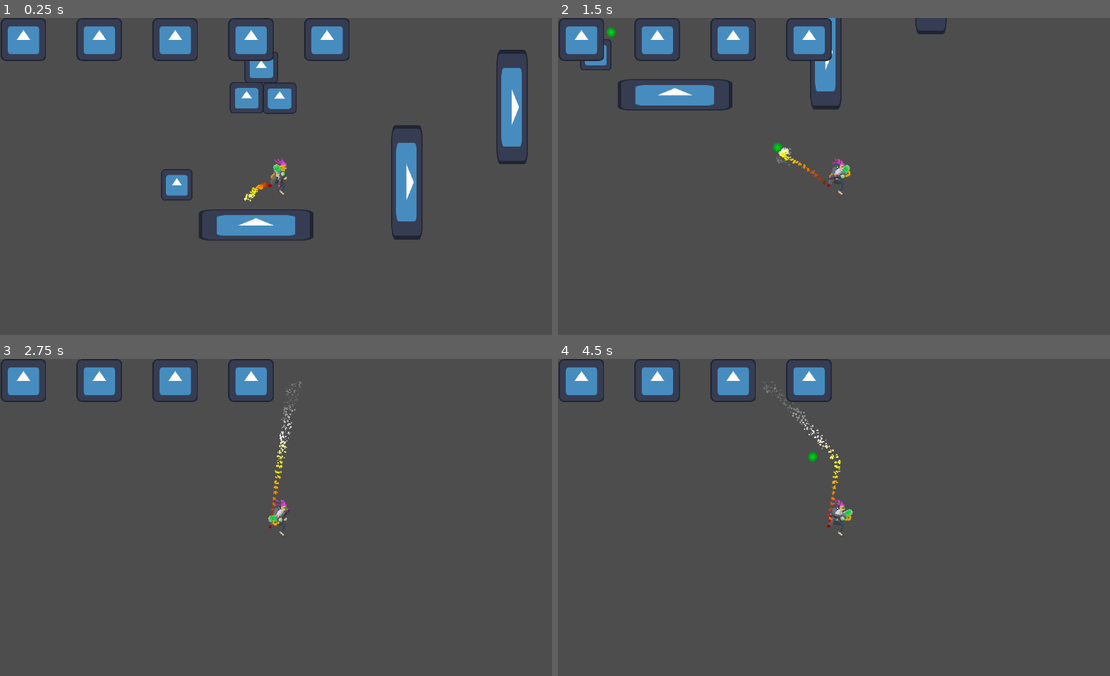
Above: before the commit, frames 1-4 (two rows, left to right).
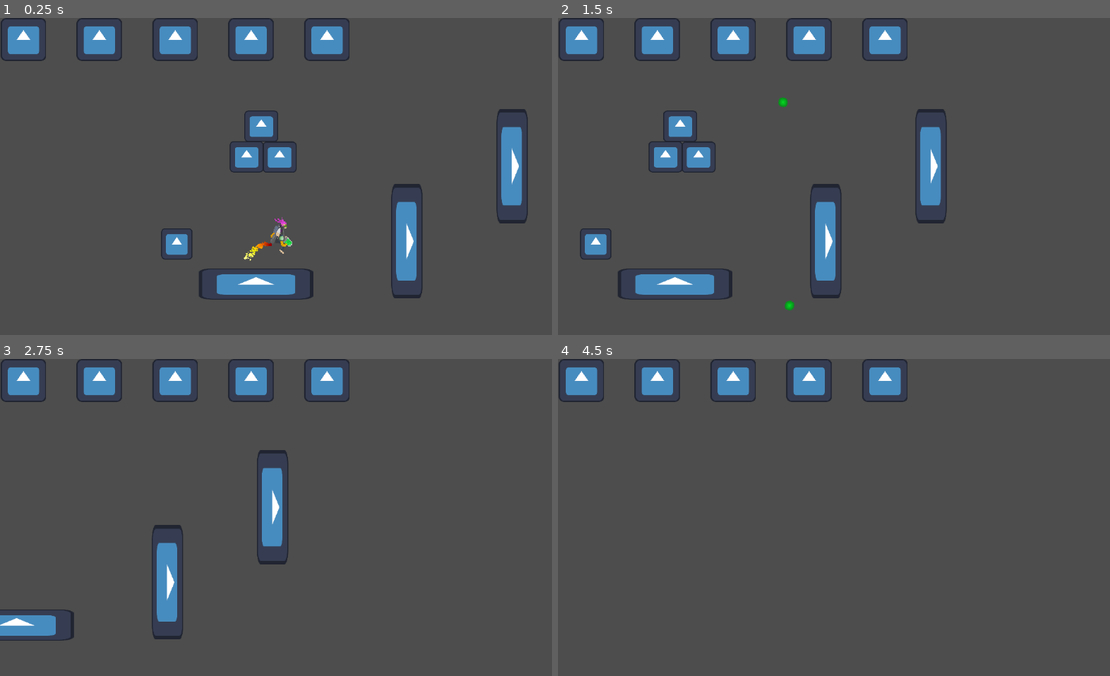
Above: after the commit, the same moments.

Repository: Sn0wy8/Haven
Game: Godot game, scene res://Scenes/main.tscn
Two runs of this game, one before a commit and one after it. Both use one fixed random seed, a clock stepped at 60 frames per second and the inputs below. The engine's default icon, where the game draws it, is replaced by a stand-in: a white triangle on a blue panel in a dark square.
Inputs (mouse positions are in pixels of both pictures, inside the frame that each line leads up to):
- Up to frame 1 (0.25 s): no input
- Up to frame 2 (1.5 s): move the mouse to (966, 160) at 0.52 s; hold D (RIGHT) from 0.53 s (still down); click (966, 160) at 0.6 s; tap W (UP) at 0.77 s; move the mouse to (729, 192) at 1.27 s; click (729, 192) at 1.35 s
- Up to frame 3 (2.75 s): tap W (UP) at 1.52 s; move the mouse to (336, 447) at 2.02 s; release D (RIGHT) at 2.03 s; hold A (LEFT) from 2.03 s (still down); click (336, 447) at 2.1 s
- Up to frame 4 (4.5 s): move the mouse to (811, 580) at 2.77 s; release A (LEFT) at 2.78 s; hold D (RIGHT) 2.78-4.28 s; click (811, 580) at 2.85 s; tap W (UP) at 3.02, 3.77 s; move the mouse to (1010, 565) at 3.52 s; click (1010, 565) at 3.6 s; move the mouse to (668, 469) at 4.27 s; hold A (LEFT) from 4.28 s (still down); click (668, 469) at 4.35 s

The runs differ from the first frame. In frame 1, 8.9% of the frame differs, in the area x 29-96%, y 10-89%; in frame 2, 8.1%; in frame 3, 4.0%; in frame 4, 1.1%.

Commit message:
asdfghnm

Diff:
--- /dev/null
+++ b/haven/Scenes/camera_2d.gd
@@ -0,0 +1,11 @@
+extends Camera2D
+
+
+# Called when the node enters the scene tree for the first time.
+func _ready() -> void:
+	pass # Replace with function body.
+
+
+# Called every frame. 'delta' is the elapsed time since the previous frame.
+func _process(delta: float) -> void:
+	pass
--- a/haven/Scenes/player.tscn
+++ b/haven/Scenes/player.tscn
@@ -7,6 +7,7 @@
 [ext_resource type="PackedScene" uid="uid://c8815eok78ono" path="res://Scenes/gun.tscn" id="3_fkybt"]
 [ext_resource type="Texture2D" uid="uid://coxvsrbxqfm2j" path="res://Assets/Sprites/rising.png" id="4_8erm5"]
 [ext_resource type="Script" uid="uid://b13hwkbn70rvx" path="res://MyHurtBox.gd" id="4_vgqql"]
+[ext_resource type="Script" uid="uid://c4h5itovuljs3" path="res://Scenes/camera_2d.gd" id="6_f1ek2"]
 [ext_resource type="Texture2D" uid="uid://d155ogfwnkeo7" path="res://PARTICLE.png" id="6_x3wgy"]
 
 [sub_resource type="AtlasTexture" id="AtlasTexture_x3wgy"]
@@ -195,6 +196,9 @@
 
 [node name="Camera2D" type="Camera2D" parent="." unique_id=809465771]
 zoom = Vector2(0.5, 0.5)
+limit_top = 0
+limit_bottom = 0
+script = ExtResource("6_f1ek2")
 
 [node name="GunPivot" type="Marker2D" parent="." unique_id=452083442]
 
Not shown, added: haven/Scenes/camera_2d.gd.uid
